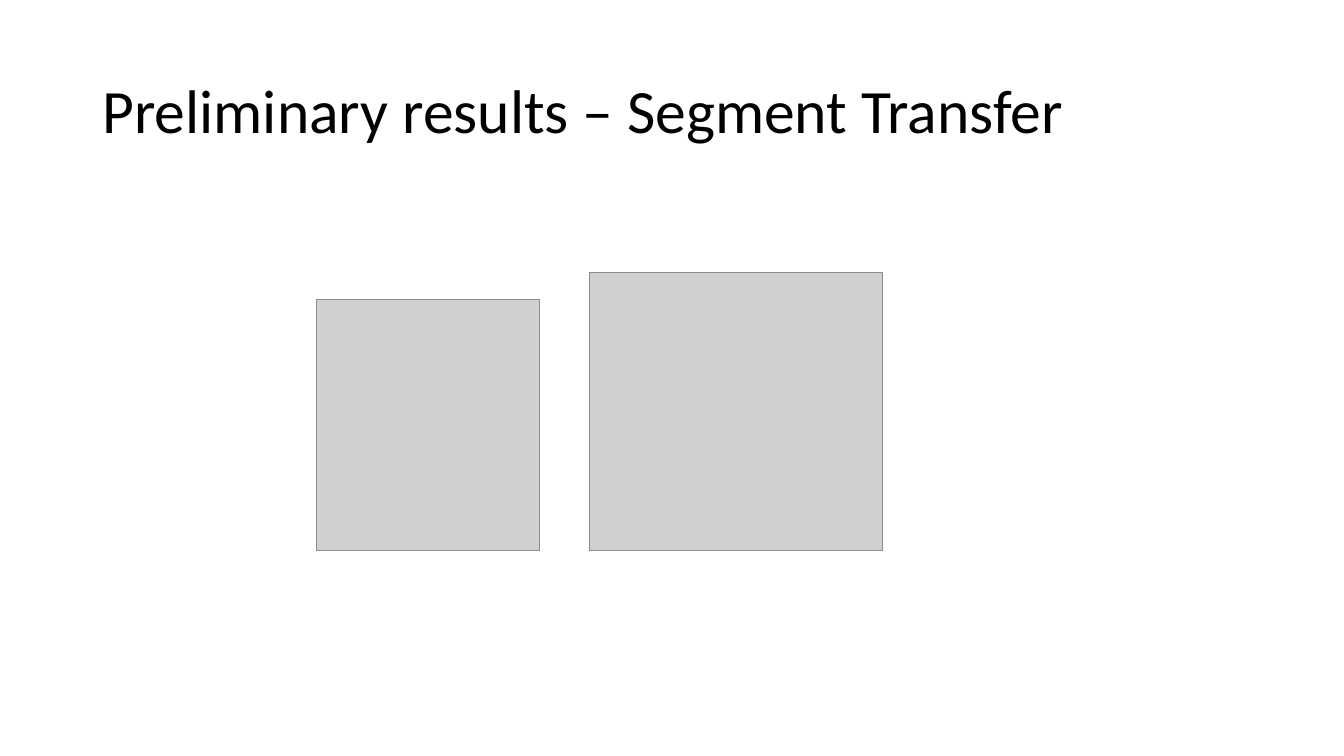
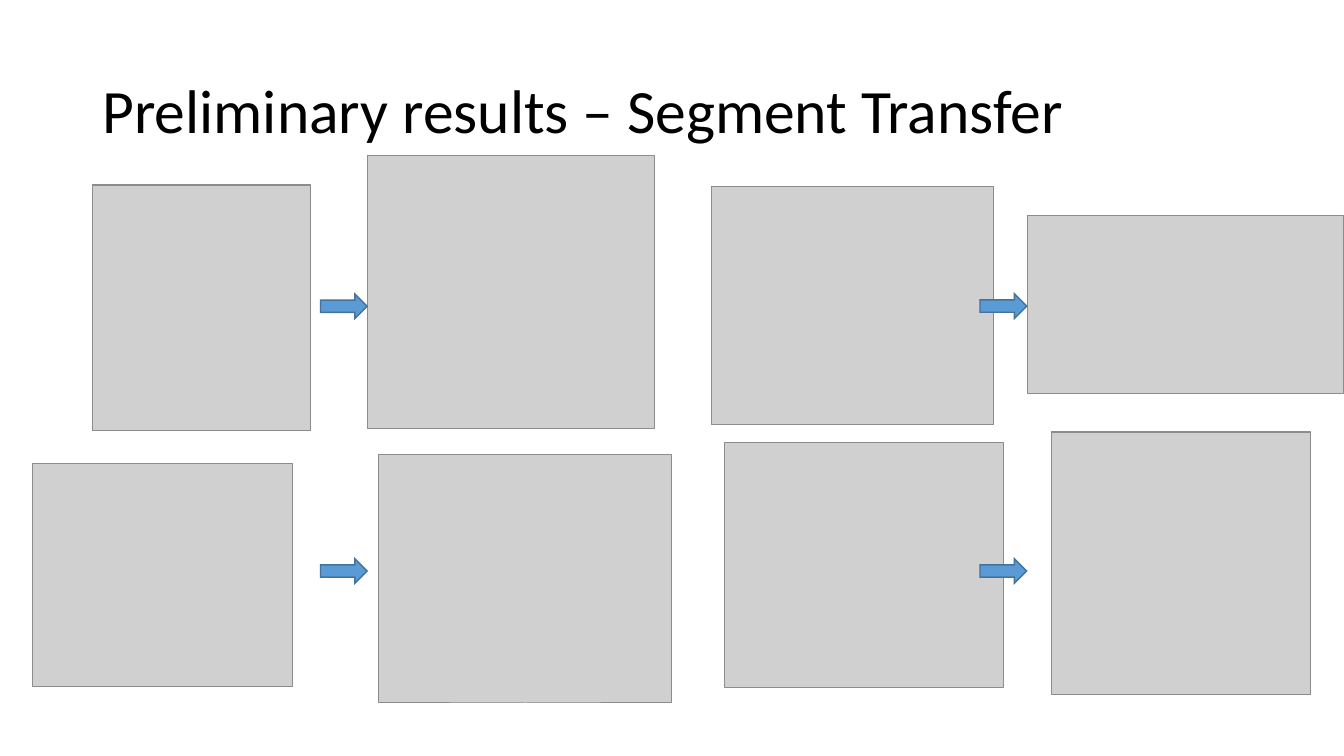
Before and after one commit to Al-th/MVA_Project_FunctionalMaps, a slide deck: slide 15 of Report/Presentation_slide_nico.pptx (slide 16 before the commit). Drawn at 1344x756 pixels with LibreOffice and Linux fonts; fonts in the diff are those of the drawing; grey boxes stand for pictures. Boxes give left, top, right and bottom in pixels: in the first picture for what was removed or moved away, otherwise in the second. Text is boxed around its words. In the diff, an @@ line names an element or a change of style, - is before the commit and + after.

```diff
--- a/Report/Presentation_slide_nico.pptx
+++ b/Report/Presentation_slide_nico.pptx
@@ picture: place and size @@
-picture at box(589, 273, 882, 552)
+picture at box(367, 156, 654, 429)
@@ picture: place and size @@
-picture at box(317, 299, 539, 551)
+picture at box(93, 186, 311, 431)
@@ picture added at box(712, 187, 994, 425) @@
@@ picture added at box(1027, 216, 1344, 393) @@
@@ right arrow added at box(321, 294, 367, 319), fill #5B9BD5, outline #43739E 1 pt @@
@@ right arrow added at box(980, 294, 1026, 319), fill #5B9BD5, outline #43739E 1 pt @@
@@ picture added at box(725, 443, 1004, 688) @@
@@ picture added at box(1052, 433, 1311, 695) @@
@@ picture added at box(32, 464, 293, 687) @@
@@ picture added at box(379, 455, 673, 703) @@
@@ right arrow added at box(321, 559, 367, 583), fill #5B9BD5, outline #43739E 1 pt @@
@@ right arrow added at box(980, 559, 1026, 583), fill #5B9BD5, outline #43739E 1 pt @@
```
Also in this commit, not shown: 4 other slides changed, 3 slides added, 4 slides removed.
